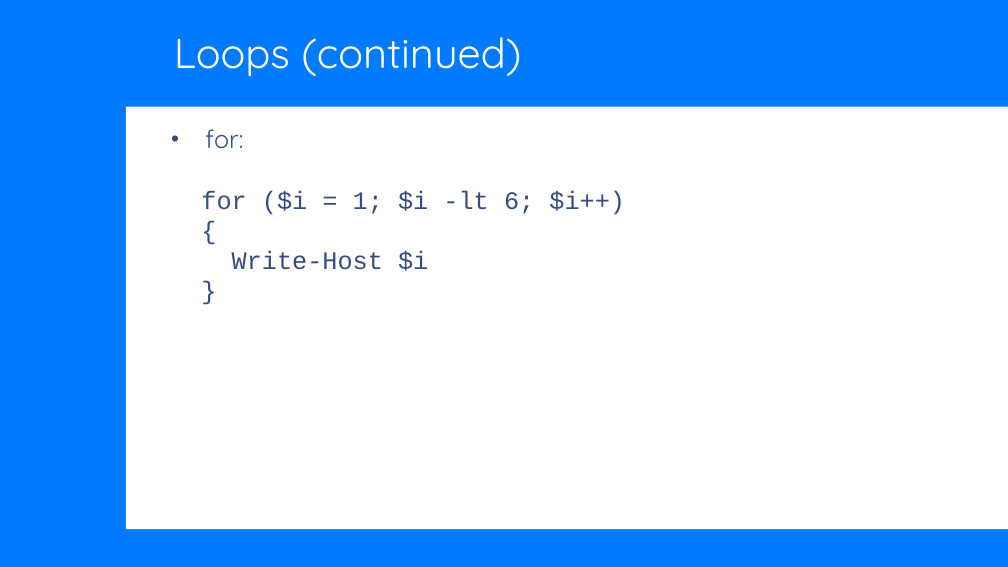
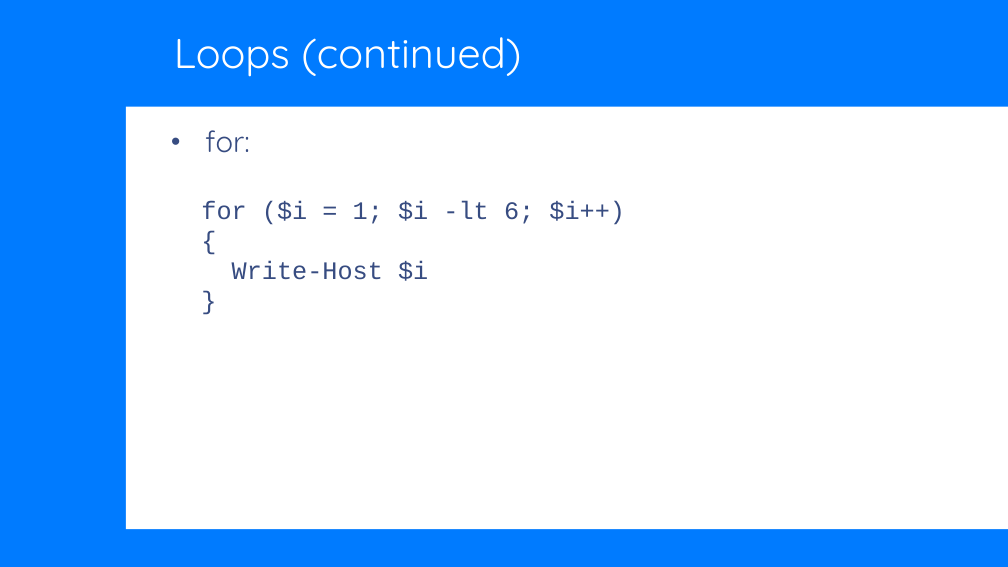
Before and after one commit to DougHennig/PowerShell, a slide deck: slide 22 of Hennig_PowerShell.pptx (slide 21 before the commit). Drawn at 1008x567 pixels with LibreOffice and Linux fonts; fonts in the diff are those of the drawing; background and template pictures are left out. Boxes give left, top, right and bottom in pixels: in the first picture for what was removed or moved away, otherwise in the second. Text is boxed around its words. In the diff, an @@ line names an element or a change of style, - is before the commit and + after.

```diff
--- a/Hennig_PowerShell.pptx
+++ b/Hennig_PowerShell.pptx
@@ text at [205, 130, 250, 153]: size 24 to 28 pt in "for:" @@
```
Also in this commit, not shown: 2 other slides changed, 1 slide added, 2 other files.
